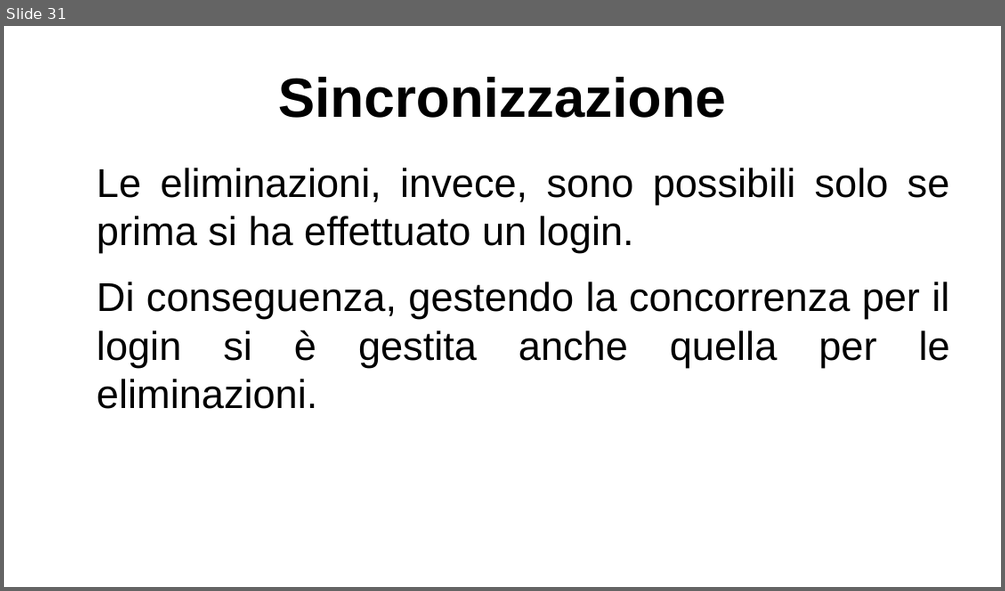
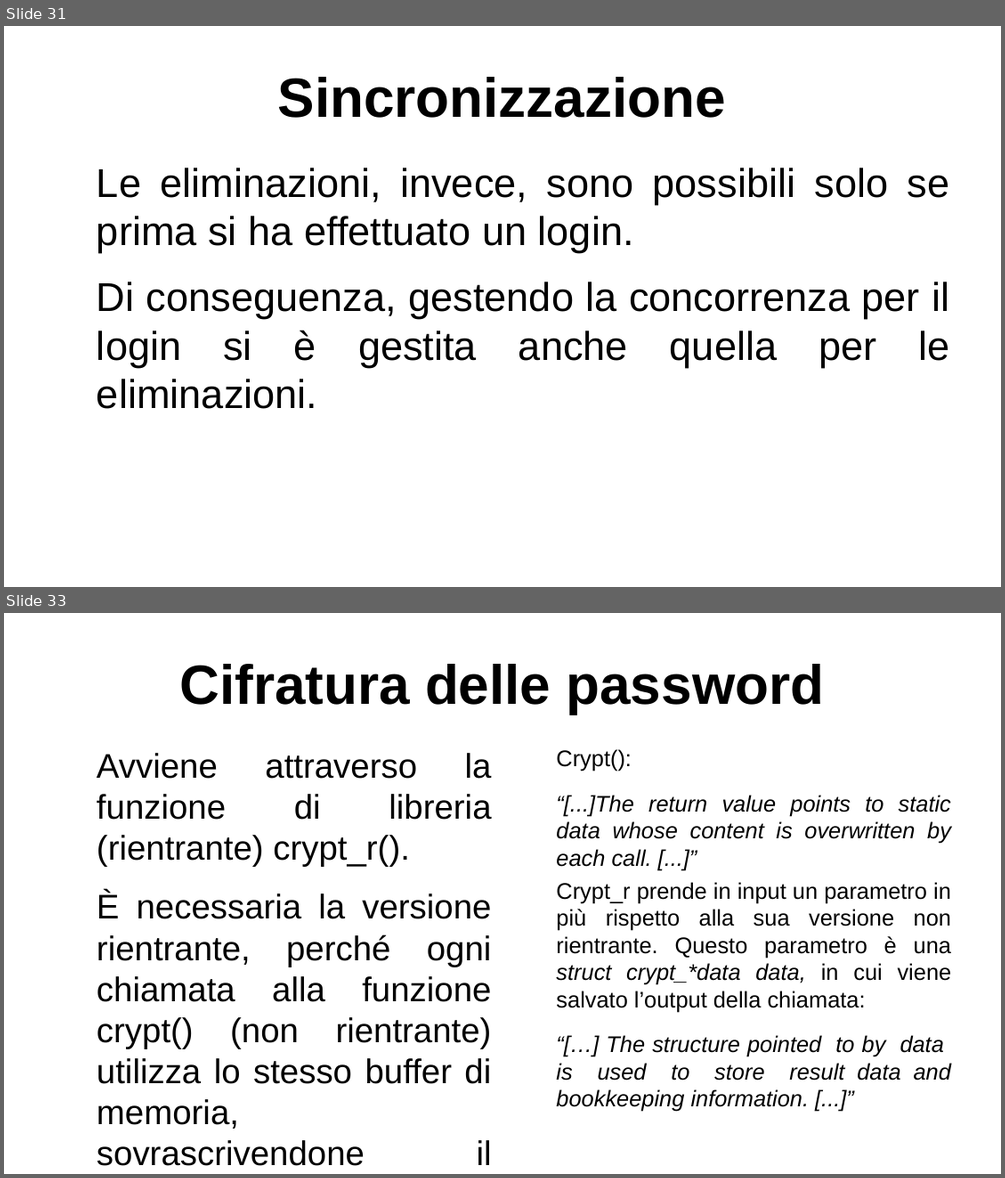
Before and after one commit to lucaMastro/progetto_SO, a slide deck: presentazione_progetto_SO.odp. Shown one above the other, each under a label of ours: slide 31 before the commit, slides 31 and 33 after it; the slides between them are not shown. The pictures are 1005x591 and 1005x1178 pixels, drawn with LibreOffice and Linux fonts; fonts in the diff are those of the drawing. Boxes give left, top, right and bottom in pixels: in the first picture for what was removed or moved away, otherwise in the second. Text is boxed around its words. In the diff, an @@ line names an element or a change of style, - is before the commit and + after.

Commit message:
presentazione

```diff
--- a/presentazione_progetto_SO.odp
+++ b/presentazione_progetto_SO.odp
@@ slide 33 added at (4,613,1001,1174), background #FFFFFF @@
@@ title added at (179,664,825,714), 44 pt, text #000000, bold @@
+Cifratura delle password
@@ text added at (97,753,492,1128), 27.2 pt, text #000000 @@
+Avviene attraverso la funzione di libreria (rientrante) crypt_r().
+È necessaria la versione rientrante, perché ogni chiamata alla funzione crypt() (non rientrante) utilizza lo stesso buffer di memoria, sovrascrivendone il contenuto.
@@ text added at (556,749,951,867), 18 pt, text #000000, italic @@
+Crypt():
+“[...]The return value points to static data whose content is overwritten by each call. [...]”
@@ text added at (556,882,952,1111), 18 pt, text #000000 @@
+Crypt_r prende in input un parametro in più rispetto alla sua versione non rientrante. Questo parametro è una struct crypt_*data data, in cui viene salvato l’output della chiamata:
+“[…] The structure pointed to by data is used to store result data and bookkeeping information. [...]”
```
Also in this commit, not shown: 7 other slides added, 1 slide removed.
